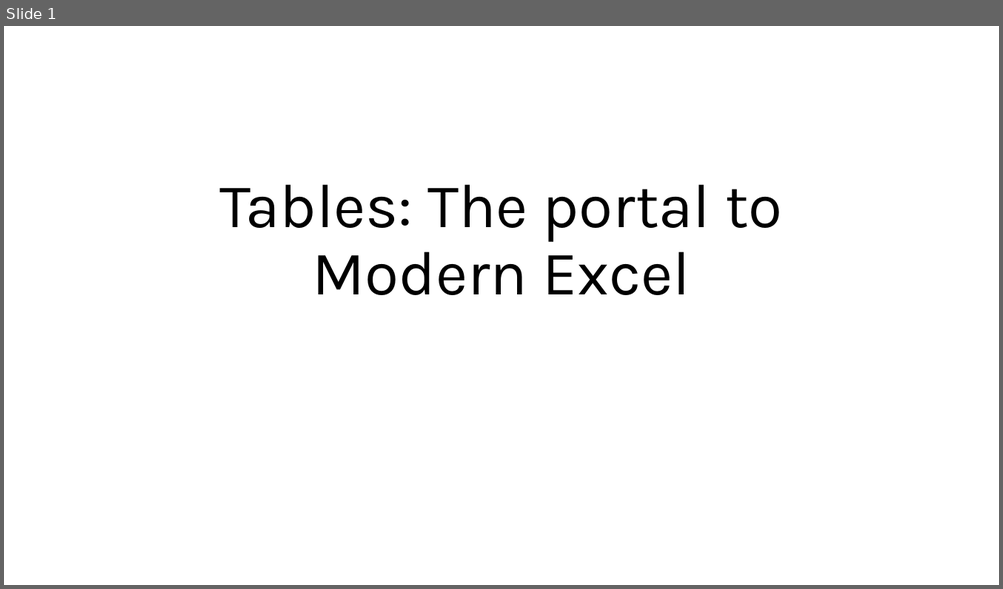
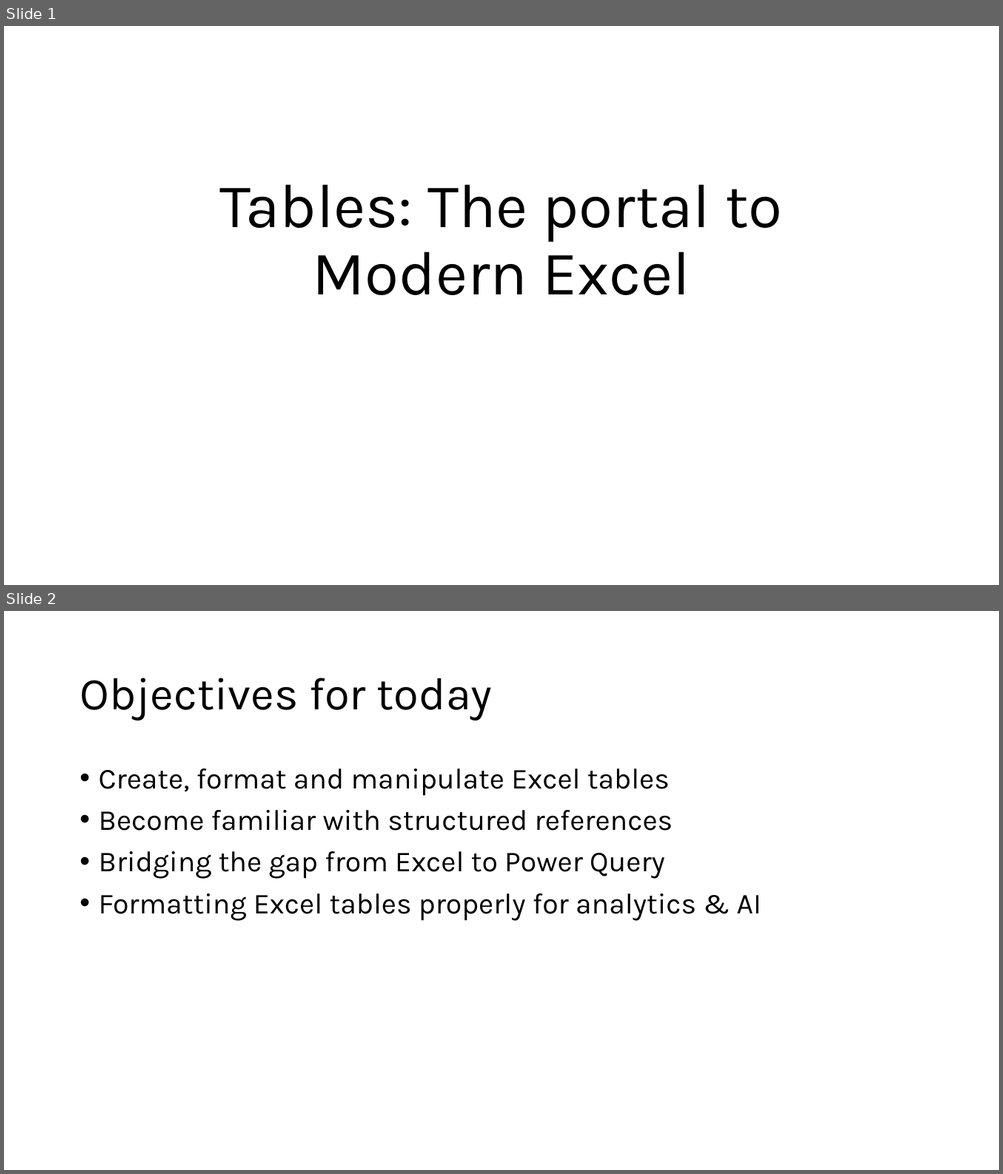
Before and after one commit to stringfestdata/complianceiq-tables-portal-to-modern-excel, a slide deck: complianceiq-tables-portal-modern-excel.pptx. Shown one above the other, each under a label of ours: slide 1 before the commit, slides 1 and 2 after it. The pictures are 1003x589 and 1003x1174 pixels, drawn with LibreOffice and Linux fonts; fonts in the diff are those of the drawing. Boxes give left, top, right and bottom in pixels: in the first picture for what was removed or moved away, otherwise in the second. Text is boxed around its words. In the diff, an @@ line names an element or a change of style, - is before the commit and + after.

```diff
--- a/complianceiq-tables-portal-modern-excel.pptx
+++ b/complianceiq-tables-portal-modern-excel.pptx
@@ slide 2 added at [4,611,999,1170], background #FFFFFF @@
@@ title added at [79,678,492,721], 44 pt, text #000000 @@
+Objectives for today
@@ text added at [99,769,761,921], 28 pt, text #000000 @@
+• Create, format and manipulate Excel tables
+• Become familiar with structured references
+• Bridging the gap from Excel to Power Query
+• Formatting Excel tables properly for analytics & AI
```
Also in this commit, not shown: 2 other slides added, 1 slide removed, 2 other files.
